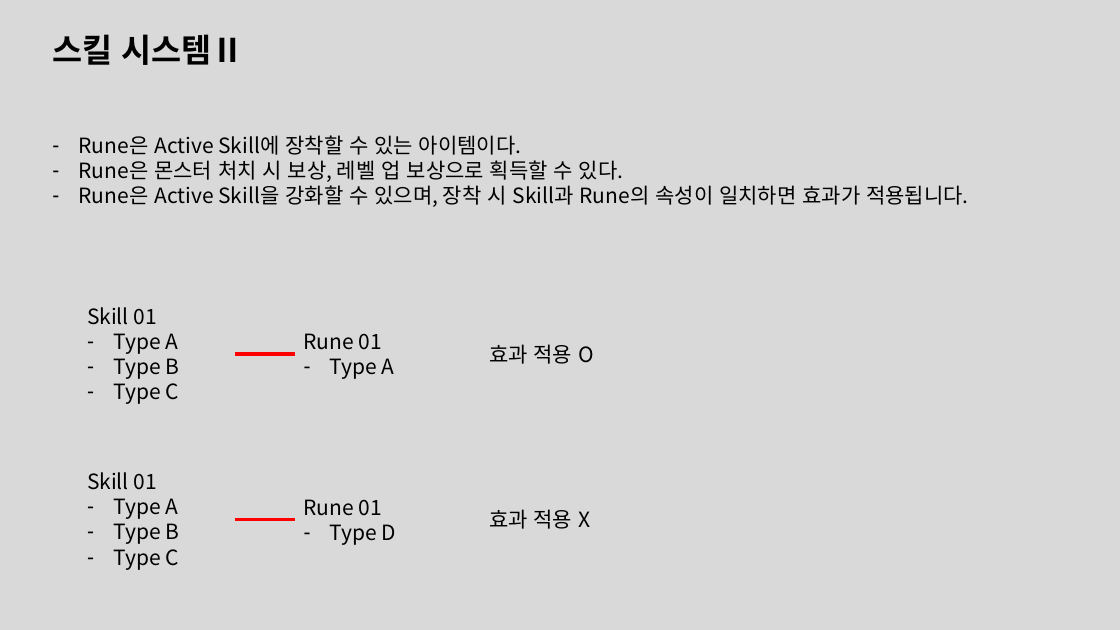
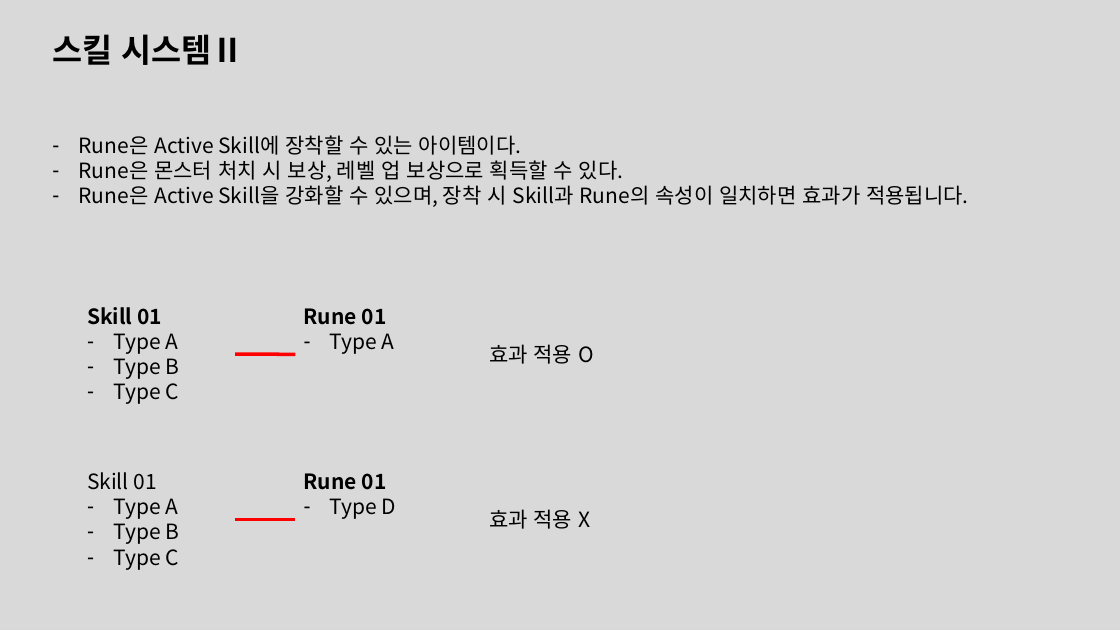
Before and after one commit to leejaepyeong/ProjectB, a slide deck: slide 12 of 기획서/Tower Defense.pptx (slide 7 before the commit). Drawn at 1120x630 pixels with LibreOffice and Linux fonts; fonts in the diff are those of the drawing. Boxes give left, top, right and bottom in pixels: in the first picture for what was removed or moved away, otherwise in the second. Text is boxed around its words. In the diff, an @@ line names an element or a change of style, - is before the commit and + after.

```diff
--- a/기획서/Tower Defense.pptx
+++ b/기획서/Tower Defense.pptx
@@ text "Rune 01": place and size @@
-text "Rune 01" at (304,333,395,379)
+text "Rune 01" at (304,308,395,354)
@@ text at (87,307,162,325): bold on in "Skill 01" @@
@@ text at (304,308,387,325): bold on in "Rune 01" @@
@@ text "Rune 01": place and size @@
-text "Rune 01" at (304,499,396,545)
+text "Rune 01" at (304,473,396,519)
@@ text at (304,473,387,490): bold on in "Rune 01" @@
```
Also in this commit, not shown: 4 other slides changed, 6 slides added, 4 other files.
